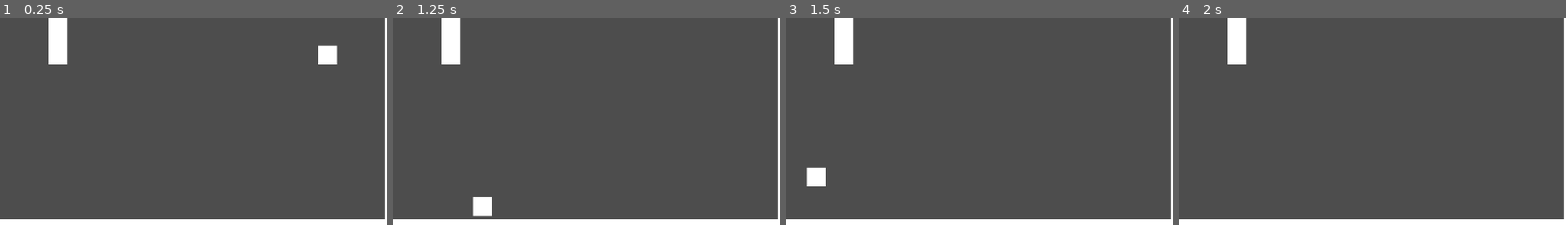
Above: before the commit, frames 1-4 (left to right).
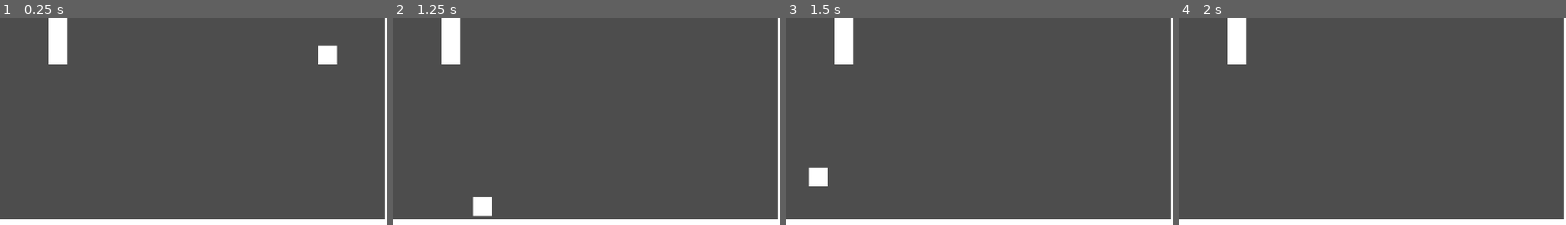
Above: after the commit, the same moments.

Repository: ChrisCee2/20gc1pong
Game: Godot game, scene res://root.tscn
Two runs of this game, one before a commit and one after it. Both use one fixed random seed, a clock stepped at 60 frames per second and the inputs below.
Inputs:
- Up to frame 1 (0.25 s): no input
- Up to frame 2 (1.25 s): no input
- Up to frame 3 (1.5 s): no input
- Up to frame 4 (2 s): no input
The pictures show only the part of the screen within x 0-50%, y 50-100%; the shares and areas given below are measured in that part.

Frames 1-2 are identical in both runs. In frame 3, 0.1% of the frame differs, in the area x 5-11%, y 71-82%; in frame 4, nothing differs.

Commit message:
GC201-5: Updated ball bounce logic to actually hit wall

Diff:
--- a/GameObjects/ball.gd
+++ b/GameObjects/ball.gd
@@ -6,6 +6,7 @@
 @onready var sprite: Sprite2D = $Sprite2D
 
 var isActive: bool = false
+var current_speed: float = start_speed
 var velocity: Vector2 = Vector2.ZERO
 
 
@@ -19,6 +20,7 @@
 	var y = sin(angle) * (-1 if randf() < 0.5 else 1)
 	velocity = start_speed * Vector2(x, y).normalized()
 	isActive = true
+	current_speed = start_speed
 
 func _ready() -> void:
 	start(randf() < 0.5)
@@ -33,11 +35,18 @@
 	var curr_velocity = velocity
 	if distance_from_lower_bound <= 0 || distance_from_upper_bound <= 0:
 		velocity *= Vector2(1.0, -1.0)
+		velocity = velocity.normalized() * current_speed
 		curr_velocity = velocity
 	if velocity.y < 0:
-		curr_velocity.y = min(curr_velocity.y, distance_from_upper_bound)
+		var y = min(abs(curr_velocity.y), distance_from_upper_bound)
+		var factor = abs(curr_velocity.y) / y
+		curr_velocity /= factor
+		curr_velocity.y = -y
 	elif velocity.y > 0:
-		curr_velocity.y = min(curr_velocity.y, distance_from_lower_bound)
+		var y = min(curr_velocity.y, distance_from_lower_bound)
+		var factor = abs(curr_velocity.y) / y
+		curr_velocity /= factor
+		curr_velocity.y = y
 	global_position += curr_velocity
 
 func getBounceVelocity() -> Vector2:
